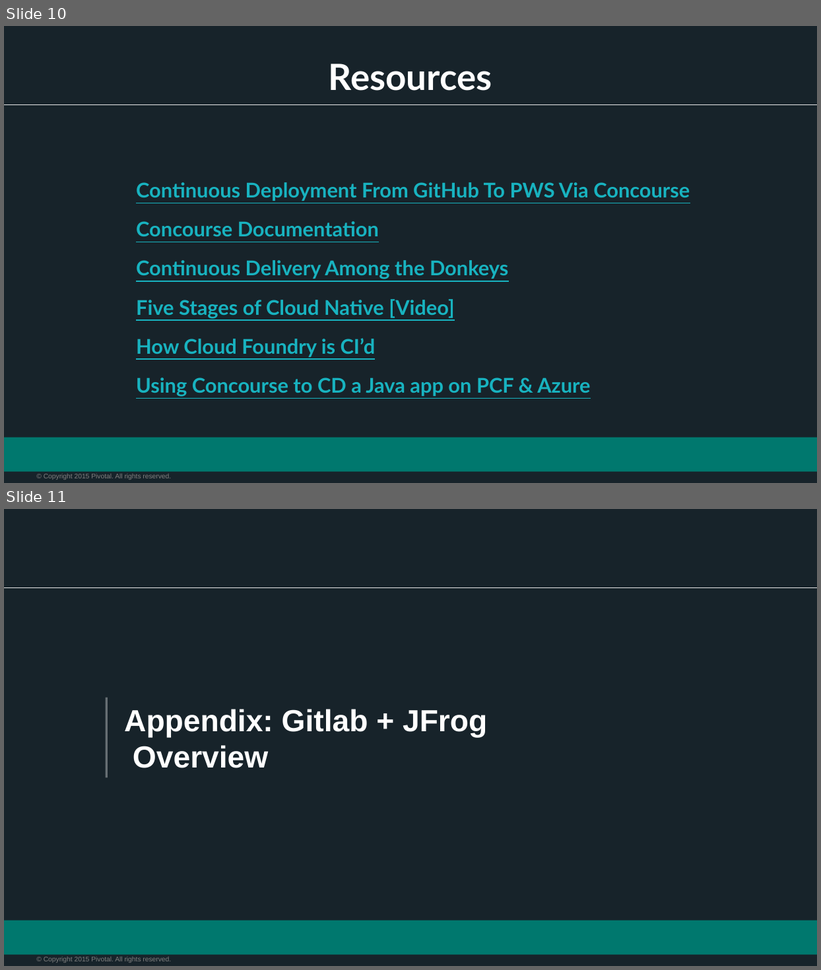
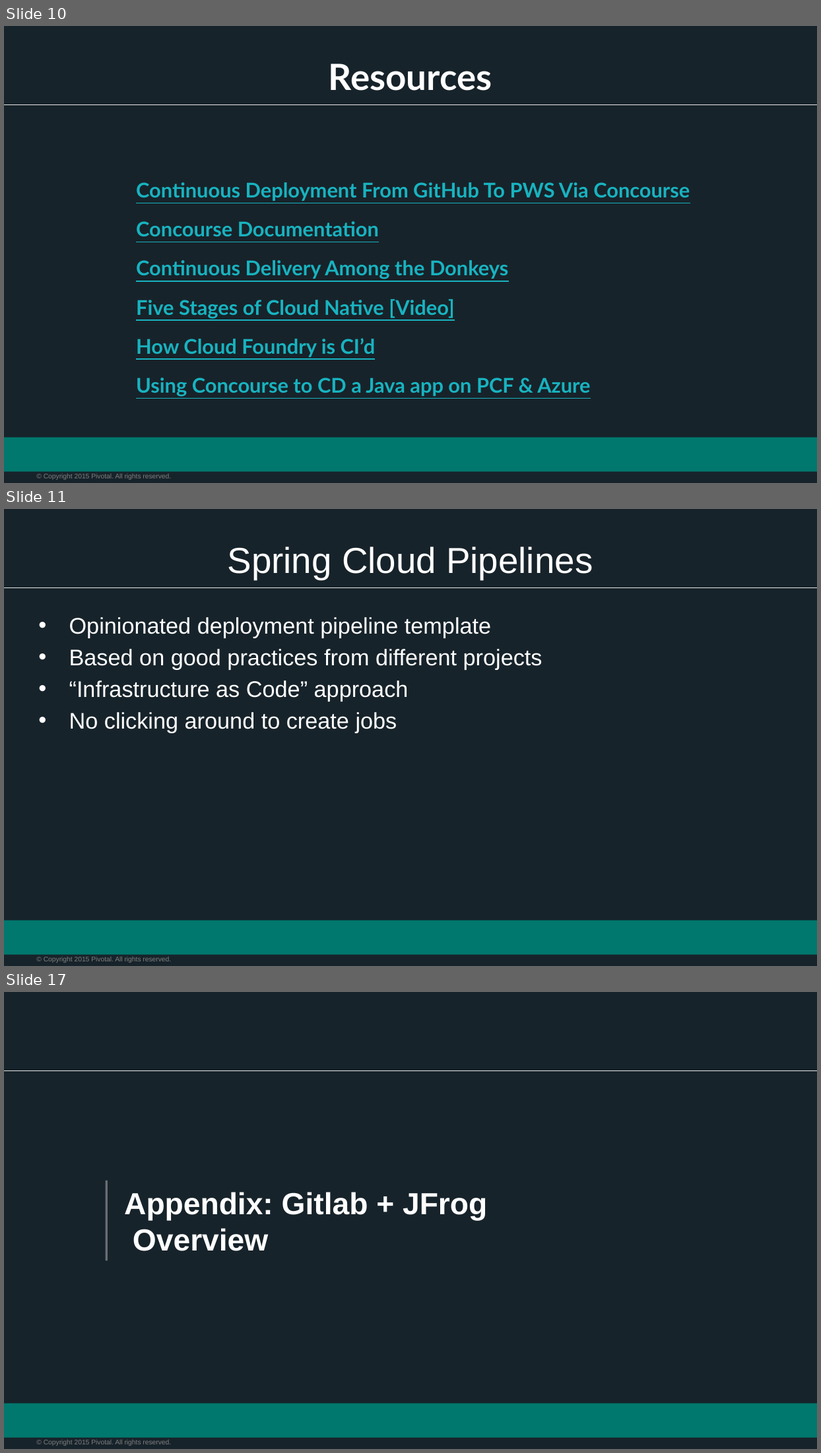
Before and after one commit to vmware-archive/devops-workshop, a slide deck: presentations/104 - Intro to CICD/Session_9_Intro_CICD.pptx. Shown one above the other, each under a label of ours: slides 10 and 11 before the commit, slides 10, 11 and 17 after it; the slides between them are not shown. The pictures are 821x970 and 821x1453 pixels, drawn with LibreOffice and Linux fonts; fonts in the diff are those of the drawing; background and template pictures are left out. Boxes give left, top, right and bottom in pixels: in the first picture for what was removed or moved away, otherwise in the second. Text is boxed around its words. In the diff, an @@ line names an element or a change of style, - is before the commit and + after.

Commit message:
Added Spring Cloud Pipelines slides

```diff
--- a/presentations/104 - Intro to CICD/Session_9_Intro_CICD.pptx
+++ b/presentations/104 - Intro to CICD/Session_9_Intro_CICD.pptx
@@ slide 11 added at (4, 509, 817, 966), background #17232A; not listed: 3 template elements that a slide beside it also shows @@
@@ title added at (228, 547, 593, 580), 32 pt, text #FFFFFF @@
+Spring Cloud Pipelines
@@ text added at (69, 617, 543, 733), 20 pt, text #FFFFFF @@
+• Opinionated deployment pipeline template
+• Based on good practices from different projects
+• “Infrastructure as Code” approach
+• No clicking around to create jobs
@@ what was slide 11 is now slide 17 @@
```
Also in this commit, not shown: 6 slides changed, 5 other slides added.
